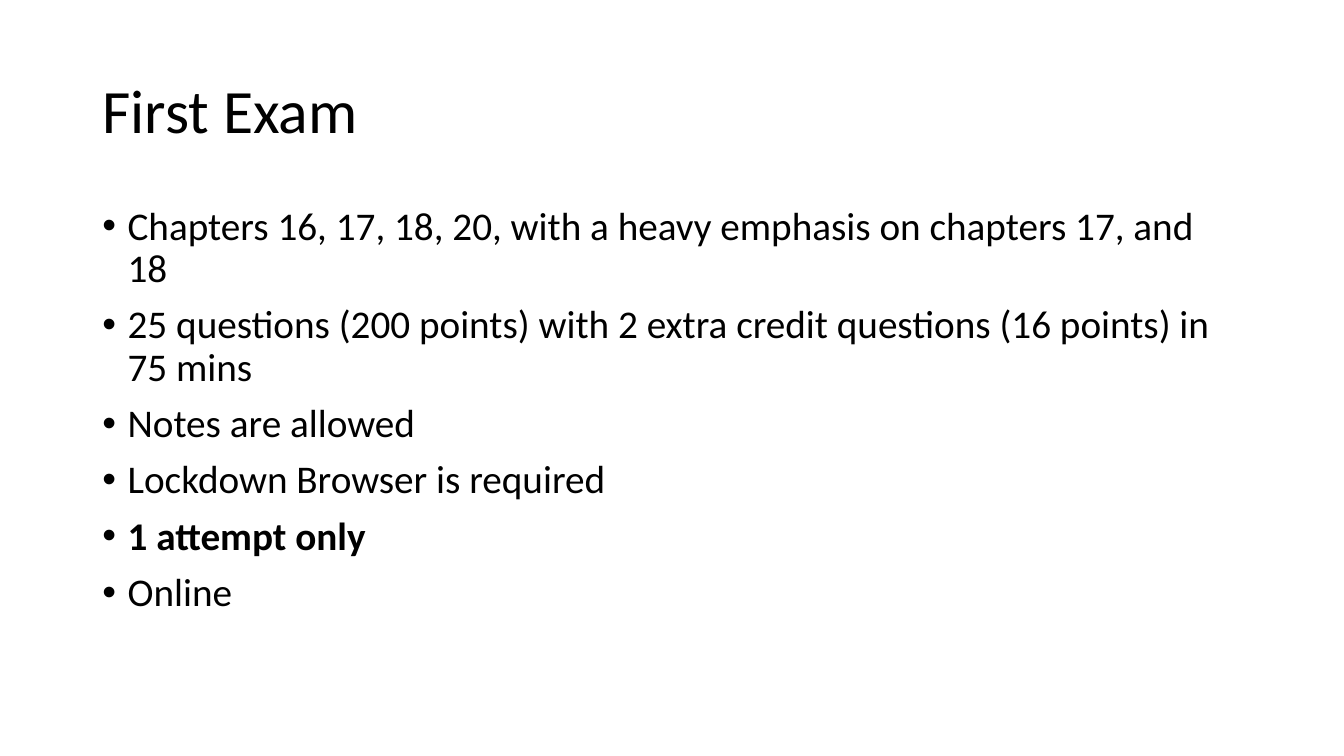
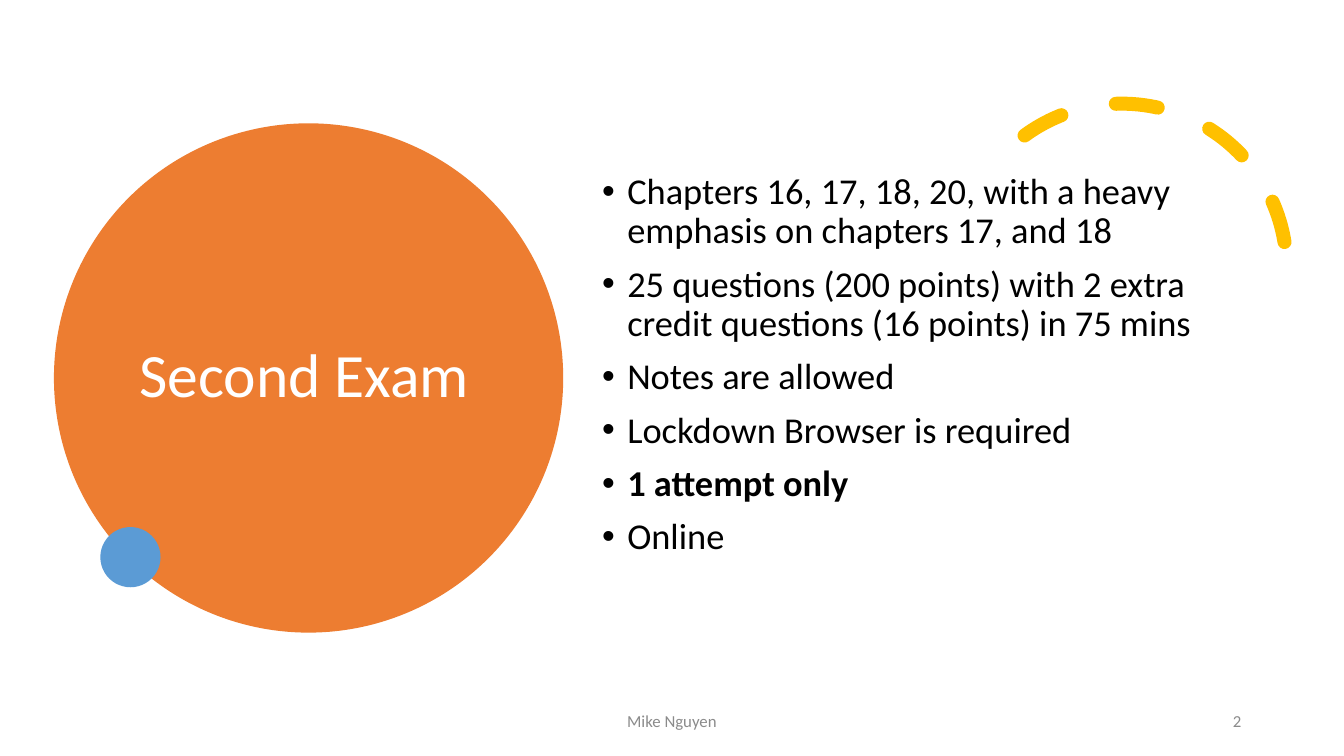
Before and after one commit to mikenguyen13/mar4050, a slide deck: slide 2 of lectures/14/Research Presentation.pptx. Drawn at 1344x756 pixels with LibreOffice and Linux fonts; fonts in the diff are those of the drawing. Boxes give left, top, right and bottom in pixels: in the first picture for what was removed or moved away, otherwise in the second. Text is boxed around its words. In the diff, an @@ line names an element or a change of style, - is before the commit and + after.

```diff
--- a/lectures/14/Research Presentation.pptx
+++ b/lectures/14/Research Presentation.pptx
@@ arc (boxed as its full ellipse) added at (898, 44, 1344, 494), outline #FFC000 10 pt dashed @@
@@ ellipse added at (53, 123, 563, 632), fill #ED7D31 @@
@@ text "Chapters 16, 17, 18, 20, ...": place and size @@
-text "Chapters 16, 17, 18, 20, ..." at (128, 212, 1209, 607)
+text "Chapters 16, 17, 18, 20, ..." at (627, 178, 1191, 550)
@@ text "Chapters 16, 17, 18, 20, ..." at (627, 178, 1191, 550): size 28 to 26 pt @@
@@ title at (139, 354, 469, 398): text changed; text colour #000000 to #FFFFFF @@
-First Exam
+Second Exam
@@ ellipse added at (101, 527, 161, 588), fill #5B9BD5 @@
@@ text added at (627, 715, 717, 730), 12 pt, text #8C8C8C @@
+Mike Nguyen
@@ page number added at (1233, 716, 1241, 727), 12 pt, text #8C8C8C @@
+2
```
Also in this commit, not shown: 2 slides added, 2 slides removed, 4 other files.
